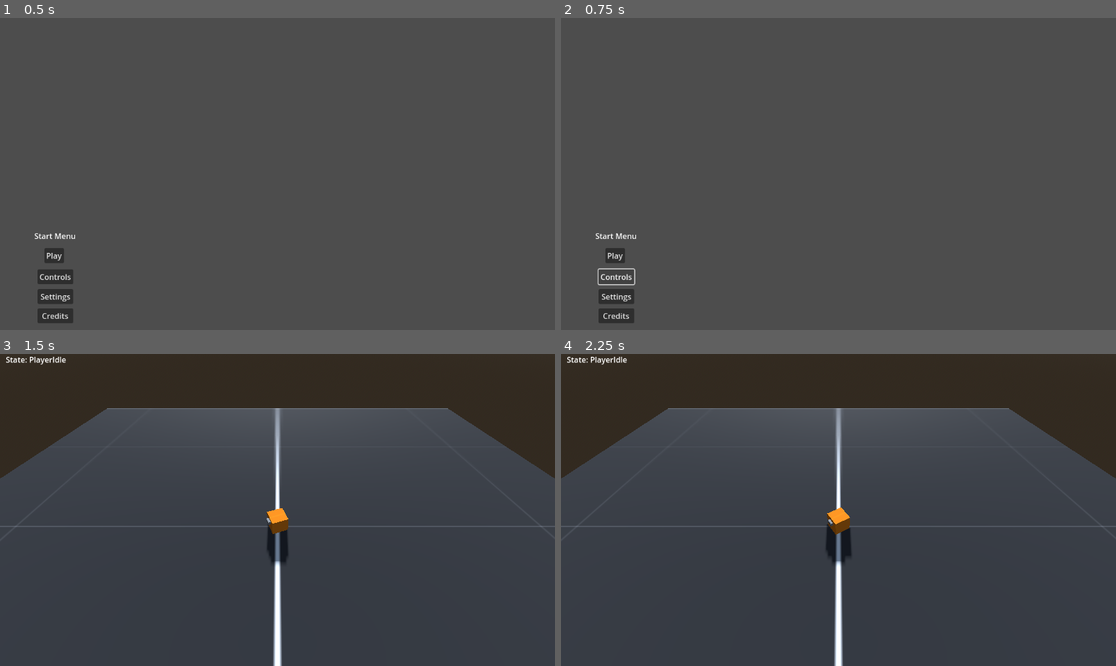
Above: before the commit, frames 1-4 (two rows, left to right).
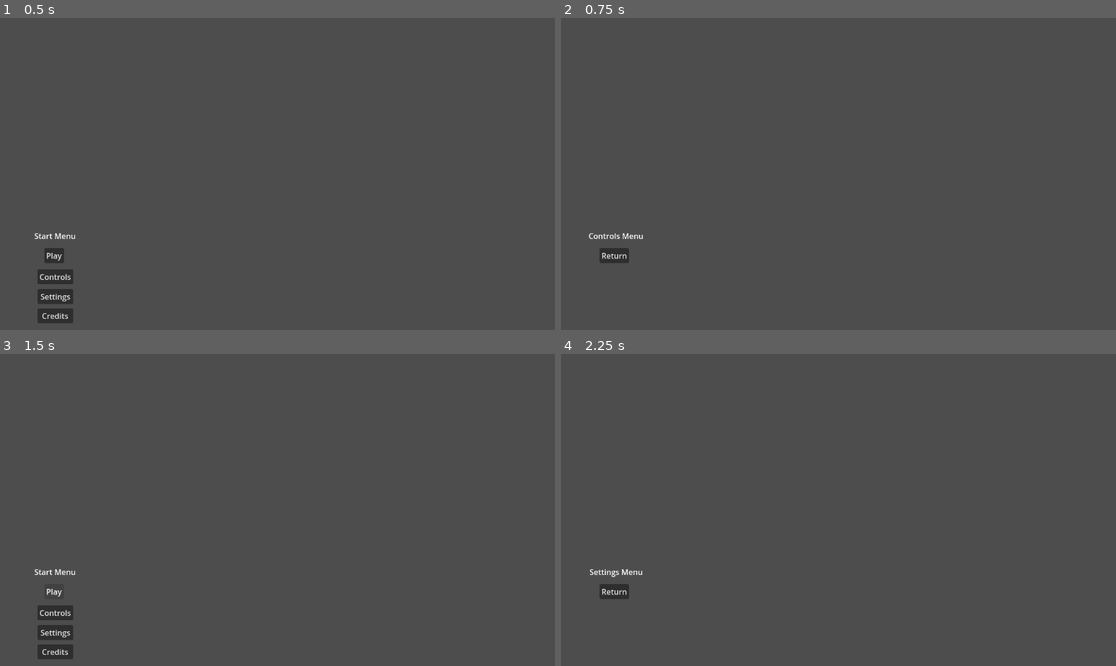
Above: after the commit, the same moments.

Repository: anqilique/2024-GameDev-Internal-Public
Game: Godot game, scene res://scenes/start_menu.tscn
The game is run twice, just before and just after one commit, with the same random seed, the same clock (stepped at 60 frames per second) and the same inputs.
Inputs (mouse positions are in pixels of both pictures, inside the frame that each line leads up to):
- Up to frame 1 (0.5 s): no input
- Up to frame 2 (0.75 s): click "Controls" at 0.5 s
- Up to frame 3 (1.5 s): click (55, 591) at 1.25 s, where only the run after the commit has a clickable "Return"
- Up to frame 4 (2.25 s): click (616, 631) at 2 s, where only the run after the commit has a clickable "Settings"

Frame 1 is identical in both runs. In frame 2, 0.9% of the frame differs, in the area x 5-15%, y 68-98%; in frame 3, 24%, in the area x 0-100%, y 0-100%; in frame 4, 24%.

Commit message:
Menu Scenes and Player Variables
Created some placeholder menu scenes and an autoloaded script to contain the player variables.

Diff:
--- a/project.godot
+++ b/project.godot
@@ -15,6 +15,10 @@
 run/main_scene="res://scenes/start_menu.tscn"
 config/features=PackedStringArray("4.2", "Forward Plus")
 config/icon="res://icon.svg"
+
+[autoload]
+
+PlayerVars="*res://resources/autoloads/player_vars.gd"
 
 [input]
 
--- /dev/null
+++ b/resources/autoloads/player_vars.gd
@@ -0,0 +1,25 @@
+extends Node
+
+# Movement related variables.
+var speed = 12
+var jump_velocity = 6
+var jump_max_count = 1
+
+# Mask related variables.
+var current_mask
+var masks = {
+	"1" : [],
+	"2" : [],
+	"3" : [],
+	"4" : [],
+	"5" : []
+}
+
+# Health related variables.
+var current_health
+var max_health
+var health_multiplier
+
+# Attack related variables.
+var attack_damage
+var attack_damage_multiplier
--- /dev/null
+++ b/scenes/controls_menu.tscn
@@ -0,0 +1,24 @@
+[gd_scene load_steps=2 format=3 uid="uid://bgl4r1qrq43sc"]
+
+[ext_resource type="Script" path="res://scripts/menu.gd" id="1_staal"]
+
+[node name="ControlsMenu" type="Node2D"]
+script = ExtResource("1_staal")
+
+[node name="MenuLabel" type="RichTextLabel" parent="."]
+offset_top = 441.0
+offset_right = 225.0
+offset_bottom = 648.0
+mouse_filter = 1
+bbcode_enabled = true
+text = "[center] Controls Menu"
+
+[node name="ReturnButton" type="Button" parent="MenuLabel"]
+layout_mode = 0
+offset_left = 80.0
+offset_top = 37.0
+offset_right = 141.0
+offset_bottom = 68.0
+text = "Return"
+
+[connection signal="pressed" from="MenuLabel/ReturnButton" to="." method="_on_return_button_pressed"]
--- /dev/null
+++ b/scenes/credits_menu.tscn
@@ -0,0 +1,24 @@
+[gd_scene load_steps=2 format=3 uid="uid://d2hjddvd7ts6g"]
+
+[ext_resource type="Script" path="res://scripts/menu.gd" id="1_1uubh"]
+
+[node name="SettingsMenu" type="Node2D"]
+script = ExtResource("1_1uubh")
+
+[node name="MenuLabel" type="RichTextLabel" parent="."]
+offset_top = 441.0
+offset_right = 225.0
+offset_bottom = 648.0
+mouse_filter = 1
+bbcode_enabled = true
+text = "[center] Credits Menu"
+
+[node name="ReturnButton" type="Button" parent="MenuLabel"]
+layout_mode = 0
+offset_left = 80.0
+offset_top = 37.0
+offset_right = 141.0
+offset_bottom = 68.0
+text = "Return"
+
+[connection signal="pressed" from="MenuLabel/ReturnButton" to="." method="_on_return_button_pressed"]
--- /dev/null
+++ b/scenes/settings_menu.tscn
@@ -0,0 +1,24 @@
+[gd_scene load_steps=2 format=3 uid="uid://7e0q4jg6iue"]
+
+[ext_resource type="Script" path="res://scripts/menu.gd" id="1_170ap"]
+
+[node name="SettingsMenu" type="Node2D"]
+script = ExtResource("1_170ap")
+
+[node name="MenuLabel" type="RichTextLabel" parent="."]
+offset_top = 441.0
+offset_right = 225.0
+offset_bottom = 648.0
+mouse_filter = 1
+bbcode_enabled = true
+text = "[center] Settings Menu"
+
+[node name="ReturnButton" type="Button" parent="MenuLabel"]
+layout_mode = 0
+offset_left = 80.0
+offset_top = 37.0
+offset_right = 141.0
+offset_bottom = 68.0
+text = "Return"
+
+[connection signal="pressed" from="MenuLabel/ReturnButton" to="." method="_on_return_button_pressed"]
--- a/scenes/start_menu.tscn
+++ b/scenes/start_menu.tscn
@@ -1,6 +1,6 @@
 [gd_scene load_steps=2 format=3 uid="uid://7jk3be4uoo3u"]
 
-[ext_resource type="Script" path="res://scripts/start_menu.gd" id="1_8oslk"]
+[ext_resource type="Script" path="res://scripts/menu.gd" id="1_8oslk"]
 
 [node name="StartMenu" type="Node2D"]
 script = ExtResource("1_8oslk")
@@ -29,7 +29,7 @@
 offset_bottom = 112.0
 text = "Controls"
 
-[node name="Settings" type="Button" parent="MenuLabel"]
+[node name="SettingsButton" type="Button" parent="MenuLabel"]
 layout_mode = 0
 offset_left = 78.0
 offset_top = 122.0
@@ -37,7 +37,7 @@
 offset_bottom = 153.0
 text = "Settings"
 
-[node name="Credits" type="Button" parent="MenuLabel"]
+[node name="CreditsButton" type="Button" parent="MenuLabel"]
 layout_mode = 0
 offset_left = 78.0
 offset_top = 162.0
@@ -46,3 +46,6 @@
 text = "Credits"
 
 [connection signal="pressed" from="MenuLabel/PlayButton" to="." method="_on_play_button_pressed"]
+[connection signal="pressed" from="MenuLabel/ControlsButton" to="." method="_on_controls_button_pressed"]
+[connection signal="pressed" from="MenuLabel/SettingsButton" to="." method="_on_settings_button_pressed"]
+[connection signal="pressed" from="MenuLabel/CreditsButton" to="." method="_on_credits_button_pressed"]
--- /dev/null
+++ b/scripts/menu.gd
@@ -0,0 +1,30 @@
+extends Node2D
+
+
+# Called when the node enters the scene tree for the first time.
+func _ready():
+	pass # Replace with function body.
+
+
+# Called every frame. 'delta' is the elapsed time since the previous frame.
+func _process(delta):
+	pass
+
+"""
+Menu Buttons
+"""
+
+func _on_return_button_pressed():
+	get_tree().change_scene_to_file("res://scenes/start_menu.tscn")
+
+func _on_play_button_pressed():
+	get_tree().change_scene_to_file("res://scenes/main.tscn")
+
+func _on_controls_button_pressed():
+	get_tree().change_scene_to_file("res://scenes/controls_menu.tscn")
+
+func _on_settings_button_pressed():
+	get_tree().change_scene_to_file("res://scenes/settings_menu.tscn")
+
+func _on_credits_button_pressed():
+	get_tree().change_scene_to_file("res://scenes/credits_menu.tscn")
--- a/scripts/start_menu.gd
+++ /dev/null
@@ -1,15 +0,0 @@
-extends Node2D
-
-
-# Called when the node enters the scene tree for the first time.
-func _ready():
-	pass # Replace with function body.
-
-
-# Called every frame. 'delta' is the elapsed time since the previous frame.
-func _process(delta):
-	pass
-
-
-func _on_play_button_pressed():
-	get_tree().change_scene_to_file("res://scenes/main.tscn")
--- a/scripts/states/player_jump.gd
+++ b/scripts/states/player_jump.gd
@@ -1,8 +1,5 @@
 extends State
 class_name PlayerJump
-
-const JUMP_VELOCITY = 5
-const JUMP_MAX_COUNT = 2
 
 var jump_count = 0
 var can_jump = false
@@ -17,8 +14,8 @@
 		can_jump = true
 
 	# If the player is able to jump, and hasn't reached max jumps.
-	if can_jump and jump_count < JUMP_MAX_COUNT:
-		player.velocity.y = JUMP_VELOCITY
+	if can_jump and jump_count < PlayerVars.jump_max_count:
+		player.velocity.y = PlayerVars.jump_velocity
 		jump_count += 1
 
 	player.move_and_slide()
--- a/scripts/states/player_move.gd
+++ b/scripts/states/player_move.gd
@@ -1,7 +1,5 @@
 extends State
 class_name PlayerMove
-
-const SPEED = 12.0
 
 var player
 
@@ -26,11 +24,11 @@
 	var direction = (player.transform.basis * Vector3(input_dir.x, 0, input_dir.y)).normalized()
 
 	if direction:  # Move in that direction.
-		player.velocity.x = direction.x * SPEED
-		player.velocity.z = direction.z * SPEED
+		player.velocity.x = direction.x * PlayerVars.speed
+		player.velocity.z = direction.z * PlayerVars.speed
 	else:  # Stop the player.
-		player.velocity.x = move_toward(player.velocity.x, 0, SPEED)
-		player.velocity.z = move_toward(player.velocity.z, 0, SPEED)
+		player.velocity.x = move_toward(player.velocity.x, 0, PlayerVars.speed)
+		player.velocity.z = move_toward(player.velocity.z, 0, PlayerVars.speed)
 
 	# If not moving, switch to idle.
 	if direction == Vector3(0, 0, 0) and player.is_on_floor():
